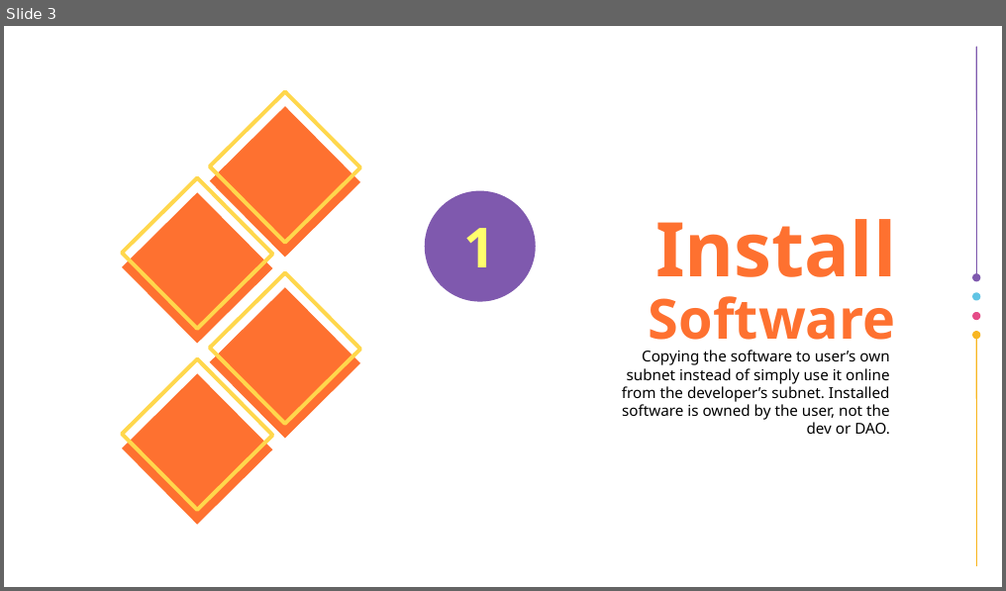
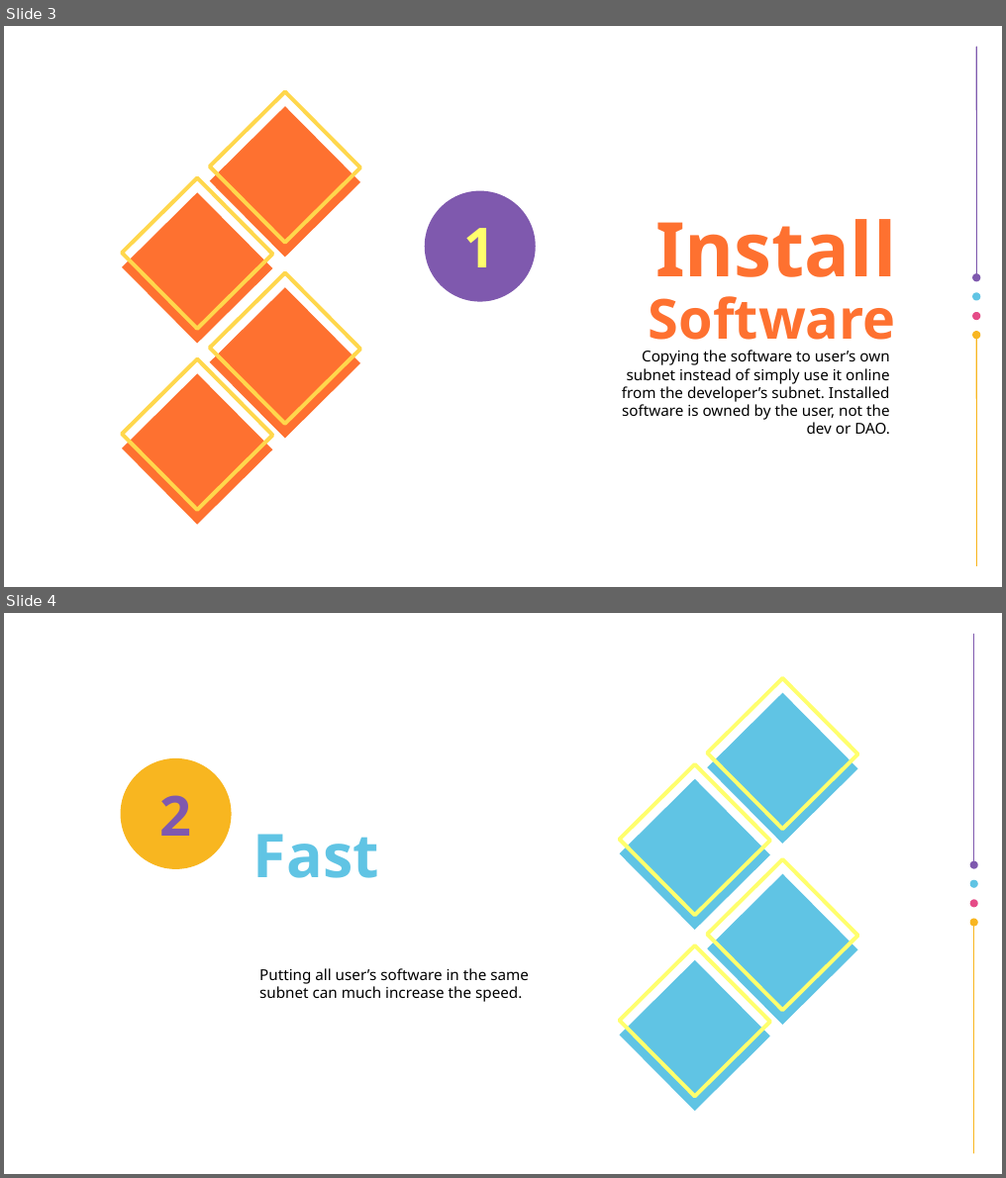
Before and after one commit to vporton/icp-package-manager, a slide deck: docs/presentation.odp. Shown one above the other, each under a label of ours: slide 3 before the commit, slides 3 and 4 after it. The pictures are 1006x591 and 1006x1178 pixels, drawn with LibreOffice and Linux fonts; fonts in the diff are those of the drawing; background and template pictures are left out. Boxes give left, top, right and bottom in pixels: in the first picture for what was removed or moved away, otherwise in the second. Text is boxed around its words. In the diff, an @@ line names an element or a change of style, - is before the commit and + after.

```diff
--- a/docs/presentation.odp
+++ b/docs/presentation.odp
@@ slide 4 added at (x1=4, y1=613, x2=1002, y2=1174), background #FFFFFF @@
@@ freeform shape added at (x1=975, y1=634, x2=975, y2=864), outline #7F59AE 0.82 pt @@
@@ freeform shape added at (x1=121, y1=759, x2=233, y2=870), fill #F8B620, 44 pt, text #7F59AE, bold @@
+2
@@ title added at (x1=253, y1=834, x2=379, y2=878), 48 pt, text #60C4E4, bold @@
+Fast
@@ freeform shape added at (x1=970, y1=861, x2=978, y2=869), fill #7F59AE @@
@@ freeform shape added at (x1=970, y1=899, x2=978, y2=907), fill #E54B87 @@
@@ freeform shape added at (x1=970, y1=880, x2=978, y2=888), fill #60C4E4 @@
@@ freeform shape added at (x1=970, y1=918, x2=978, y2=926), fill #F8B621 @@
@@ freeform shape added at (x1=975, y1=923, x2=975, y2=1154), outline #F8B621 0.82 pt @@
@@ title added at (x1=259, y1=968, x2=529, y2=1002), 12 pt, text #000000 @@
+Putting all user’s software in the same subnet can much increase the speed.
@@ group added at (x1=620, y1=678, x2=858, y2=1112): 8 freeform shapes @@
```
Also in this commit, not shown: 2 slides changed, 6 other slides added, 10 slides removed, 1 other file.
